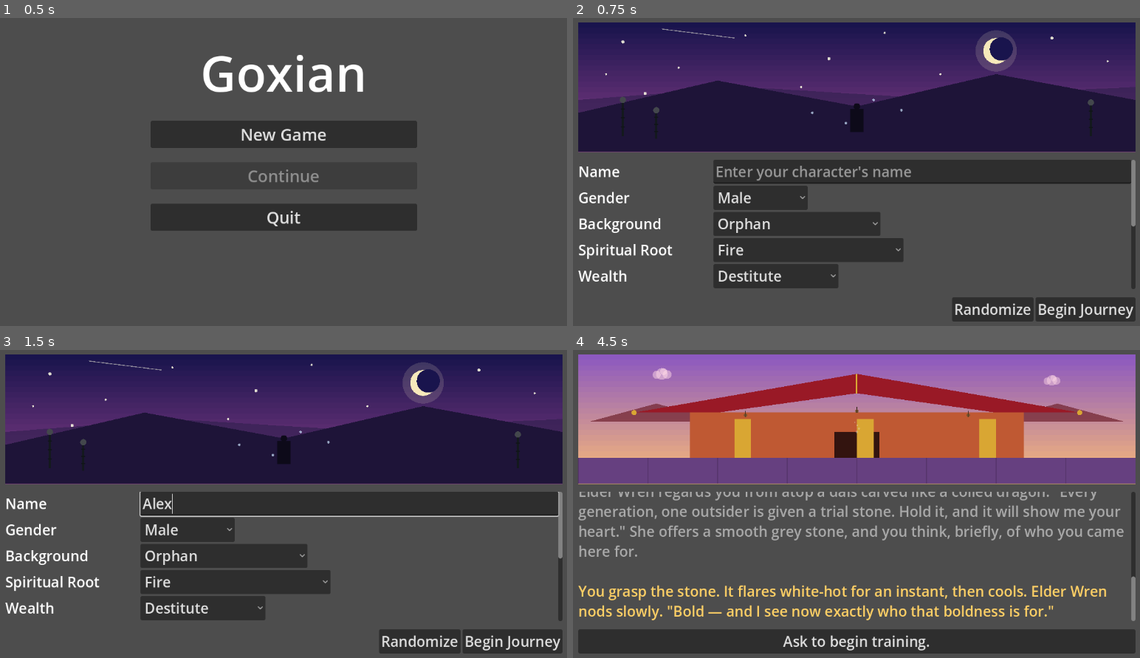
Above: before the commit, frames 1-4 (two rows, left to right).
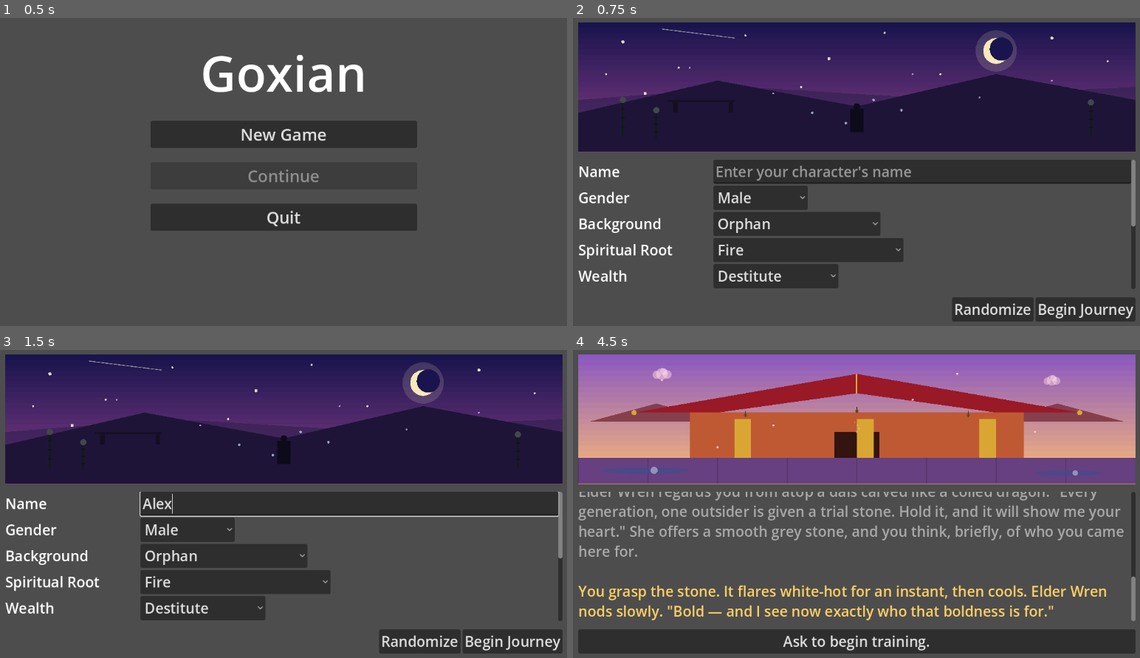
Above: after the commit, the same moments.

Repository: jgyy/goxian
Game: Godot game, scene res://scenes/main_menu.tscn
Same seed, same stepped clock (60 frames per second), same inputs: the game is played once before the commit and once after it.
Inputs (mouse positions are in pixels of both pictures, inside the frame that each line leads up to):
- Up to frame 1 (0.5 s): no input
- Up to frame 2 (0.75 s): click "New Game" at 0.5 s
- Up to frame 3 (1.5 s): click (351, 504) at 1.27 s; type "Alex" at 1.35 s
- Up to frame 4 (4.5 s): click "Begin Journey" at 2 s; click "'I seek strength to protect t…" at 2.75 s; click "Enter the sect." at 3.5 s; click "Take the stone without hesita…" at 4.25 s

Frame 1 is identical in both runs. In frame 2, less than 0.1% of the frame differs, in the area x 16-85%, y 15-31%; in frame 3, less than 0.1%; in frame 4, 0.4%, in the area x 5-94%, y 7-41%.

Commit message:
Add more procedural art: waterfall, koi ponds, petals, torii silhouette
Adds a distant waterfall to the mountain gate backdrop, a pair of
koi ponds and drifting cherry blossom petals to the sect hall
courtyard, a half-glimpsed torii arch and falling petals to the
character creation backdrop, and a simple mountain layer to the
fallback backdrop.

Co-Authored-By: Claude Sonnet 5 <noreply@anthropic.com>

Diff:
--- a/scenes/scene_art.gd
+++ b/scenes/scene_art.gd
@@ -48,6 +48,25 @@
 func _draw_mist_band(size: Vector2, y_ratio: float, height_ratio: float, color: Color) -> void:
 	draw_rect(Rect2(Vector2(0, size.y * y_ratio), Vector2(size.x, size.y * height_ratio)), color)
 
+func _draw_waterfall(top: Vector2, width: float, height: float) -> void:
+	draw_rect(Rect2(top, Vector2(width, height)), Color(0.85, 0.9, 0.95, 0.5))
+	for i in range(6):
+		var t := float(i) / 6.0
+		draw_line(top + Vector2(width * t, 0), top + Vector2(width * t, height), Color(1.0, 1.0, 1.0, 0.3), 1.5)
+	draw_circle(top + Vector2(width * 0.5, height), width * 0.6, Color(0.85, 0.9, 0.95, 0.35))
+
+func _draw_petal(center: Vector2, scale: float, color: Color) -> void:
+	draw_circle(center, scale, color)
+	draw_circle(center + Vector2(scale * 0.6, -scale * 0.2), scale * 0.5, color)
+
+func _draw_pond(center: Vector2, radius: Vector2, color: Color) -> void:
+	var points := PackedVector2Array()
+	for i in range(24):
+		var a := (float(i) / 24.0) * TAU
+		points.append(center + Vector2(cos(a) * radius.x, sin(a) * radius.y))
+	draw_colored_polygon(points, color)
+	draw_circle(center + Vector2(radius.x * 0.2, -radius.y * 0.1), radius.x * 0.08, Color(1.0, 1.0, 1.0, 0.4))
+
 func _draw_bamboo(base: Vector2, height: float, color: Color) -> void:
 	draw_line(base, base - Vector2(0, height), color, 4.0)
 	var segments := 4
@@ -97,6 +116,9 @@
 	])
 	draw_colored_polygon(back_points, Color(0.35, 0.3, 0.55, 0.7))
 
+	# A distant waterfall cascading down the back mountain
+	_draw_waterfall(Vector2(size.x * 0.12, size.y * 0.4), size.x * 0.02, size.y * 0.18)
+
 	# Mist band between the mountain layers
 	_draw_mist_band(size, 0.55, 0.06, Color(1.0, 0.95, 0.9, 0.2))
 
@@ -197,6 +219,18 @@
 		var t := float(i) / 4.0
 		draw_circle(Vector2(size.x * 0.5 + sin(t * 6.0) * 4.0, size.y * (0.6 - t * 0.1)), 2.5 - t * 1.5, Color(0.9, 0.9, 0.9, 0.3 - t * 0.05))
 
+	# A small koi pond in the foreground courtyard
+	_draw_pond(Vector2(size.x * 0.12, size.y * 0.9), Vector2(size.x * 0.08, size.y * 0.025), Color(0.25, 0.3, 0.55, 0.7))
+	_draw_pond(Vector2(size.x * 0.88, size.y * 0.92), Vector2(size.x * 0.06, size.y * 0.02), Color(0.25, 0.3, 0.55, 0.7))
+
+	# Cherry blossom petals drifting down past the hall
+	var petal_positions := PackedVector2Array([
+		Vector2(0.15, 0.2), Vector2(0.35, 0.55), Vector2(0.6, 0.35),
+		Vector2(0.82, 0.6), Vector2(0.25, 0.72), Vector2(0.68, 0.15)
+	])
+	for p in petal_positions:
+		_draw_petal(Vector2(size.x * p.x, size.y * p.y), size.y * 0.008, Color(1.0, 0.8, 0.85, 0.85))
+
 func _draw_character_creation(size: Vector2) -> void:
 	_draw_sky_gradient(size, Color(0.1, 0.08, 0.3), Color(0.55, 0.25, 0.55))
 
@@ -249,6 +283,21 @@
 	_draw_bamboo(Vector2(size.x * 0.14, size.y * 0.9), size.y * 0.22, Color(0.08, 0.1, 0.12))
 	_draw_bamboo(Vector2(size.x * 0.92, size.y * 0.88), size.y * 0.26, Color(0.08, 0.1, 0.12))
 
+	# A distant torii-style arch, half-glimpsed on the ridge, hinting at the path ahead
+	var torii_x := size.x * 0.22
+	var torii_y := size.y * 0.62
+	draw_rect(Rect2(Vector2(torii_x - size.x * 0.05, torii_y), Vector2(size.x * 0.008, size.y * 0.08)), Color(0.08, 0.05, 0.1, 0.8))
+	draw_rect(Rect2(Vector2(torii_x + size.x * 0.05, torii_y), Vector2(size.x * 0.008, size.y * 0.08)), Color(0.08, 0.05, 0.1, 0.8))
+	draw_rect(Rect2(Vector2(torii_x - size.x * 0.06, torii_y - size.y * 0.015), Vector2(size.x * 0.12, size.y * 0.012)), Color(0.08, 0.05, 0.1, 0.8))
+
+	# Falling petals drifting past, catching the moonlight
+	var petal_positions := PackedVector2Array([
+		Vector2(0.2, 0.35), Vector2(0.35, 0.55), Vector2(0.6, 0.4),
+		Vector2(0.72, 0.58), Vector2(0.85, 0.45)
+	])
+	for p in petal_positions:
+		_draw_petal(Vector2(size.x * p.x, size.y * p.y), size.y * 0.007, Color(0.9, 0.85, 1.0, 0.6))
+
 	# Fireflies / floating spirit motes drifting near the figure
 	var motes := PackedVector2Array([
 		Vector2(0.42, 0.7), Vector2(0.58, 0.68), Vector2(0.48, 0.78), Vector2(0.53, 0.6)
@@ -266,3 +315,12 @@
 	_draw_sky_gradient(size, Color(0.5, 0.3, 0.65), Color(0.85, 0.5, 0.55))
 	_draw_cloud(Vector2(size.x * 0.3, size.y * 0.25), size.y * 0.05, Color(1.0, 0.9, 0.9, 0.4))
 	_draw_cloud(Vector2(size.x * 0.7, size.y * 0.35), size.y * 0.04, Color(1.0, 0.9, 0.9, 0.35))
+	var far_points := PackedVector2Array([
+		Vector2(0, size.y * 0.7),
+		Vector2(size.x * 0.3, size.y * 0.5),
+		Vector2(size.x * 0.6, size.y * 0.65),
+		Vector2(size.x, size.y * 0.55),
+		Vector2(size.x, size.y),
+		Vector2(0, size.y)
+	])
+	draw_colored_polygon(far_points, Color(0.3, 0.2, 0.4, 0.6))
